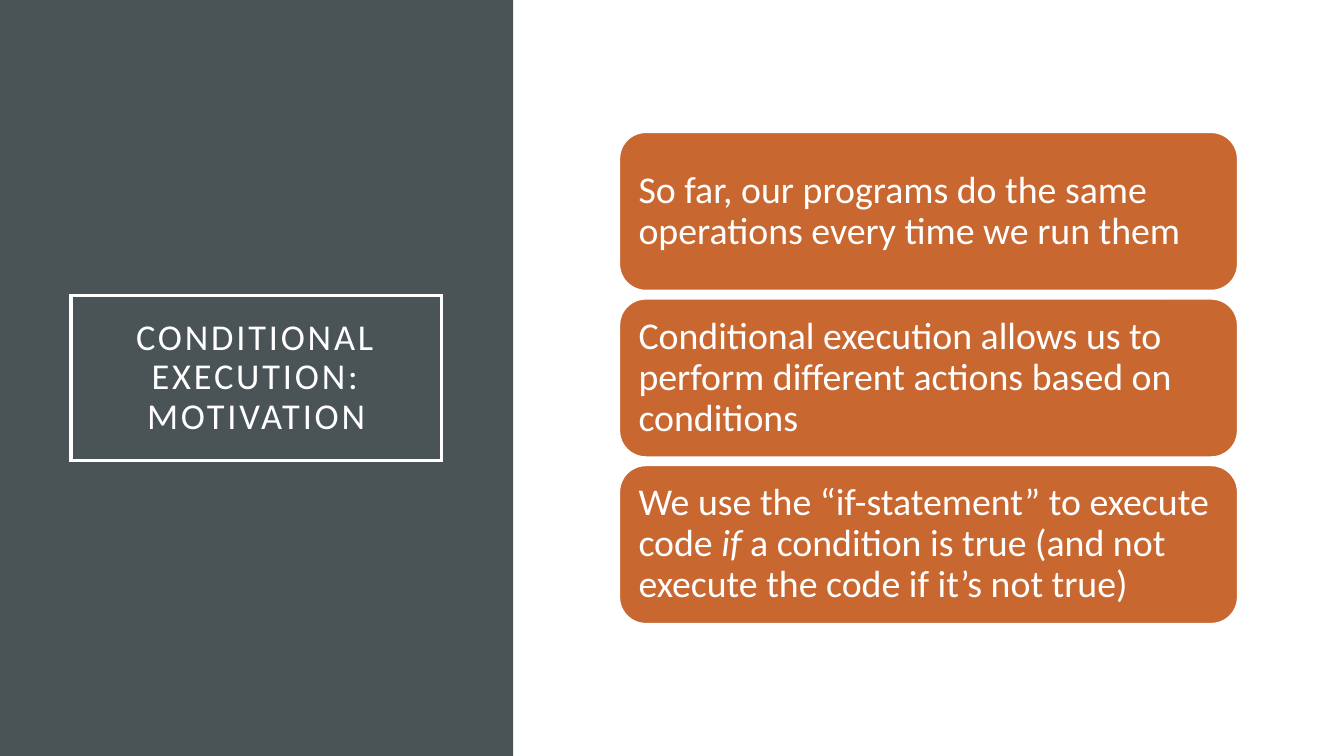
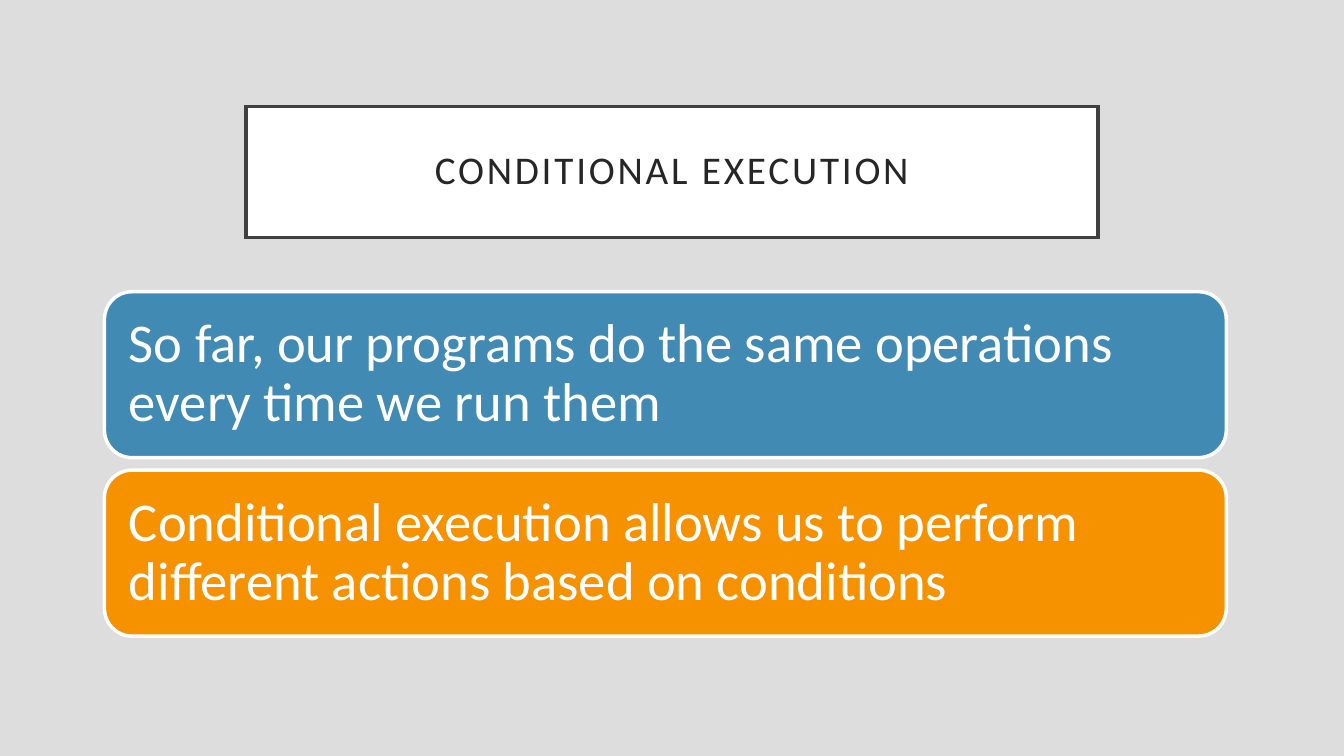
Before and after one commit to rsera/Junior-Knights, a slide deck: slide 2 of Python Lesson 4 If Statement.pptx (slide 3 before the commit). Drawn at 1344x756 pixels with LibreOffice and Linux fonts; fonts in the diff are those of the drawing. Boxes give left, top, right and bottom in pixels: in the first picture for what was removed or moved away, otherwise in the second. Text is boxed around its words. In the diff, an @@ line names an element or a change of style, - is before the commit and + after.

```diff
--- a/Python Lesson 4 If Statement.pptx
+++ b/Python Lesson 4 If Statement.pptx
@@ background #FFFFFF to #DDDDDD @@
@@ rectangle removed at box(0, 0, 513, 756) @@
@@ title "CONDITIONAL EXECUTION": place and size @@
-title "CONDITIONAL EXECUTION" at box(71, 295, 442, 461)
+title "CONDITIONAL EXECUTION" at box(246, 106, 1098, 237)
@@ title "CONDITIONAL EXECUTION" at box(246, 106, 1098, 237): fill none to #FFFFFF; outline #FFFFFF 2.5 pt to #404040 2.5 pt @@
@@ title at box(435, 158, 909, 185): text changed; size 26 to 28 pt; text colour #FFFFFF to #262626 @@
-CONDITIONAL EXECUTION: MOTIVATION
+CONDITIONAL EXECUTION
@@ rounded rectangle added at box(105, 291, 1227, 458), fill #418AB3, outline #FFFFFF 2.5 pt @@
@@ text "So far, our programs do ...": place and size @@
-text "So far, our programs do ..." at box(639, 176, 1180, 250)
+text "So far, our programs do ..." at box(129, 324, 1112, 430)
@@ text "So far, our programs do ..." at box(129, 324, 1112, 430): size 27 to 39 pt; more space between paragraphs @@
@@ rounded rectangle added at box(105, 470, 1227, 636), fill #F69200, outline #FFFFFF 2.5 pt @@
@@ text "Conditional execution allows us to ..." at box(129, 503, 1078, 601): size 27 to 39 pt; more space between paragraphs @@
@@ text "Conditional execution allows us to ...": place and size @@
-text "Conditional execution allows us to ..." at box(639, 322, 1172, 432)
+text "Conditional execution allows us to ..." at box(129, 503, 1078, 601)
@@ group removed at box(620, 132, 1238, 624): 3 rounded rectangles, 1 text @@
-We use the “if-statement” to execute code if a condition is true (and not execute the code if it’s not true)
```
Also in this commit, not shown: 14 other slides changed, 3 slides added, 2 other files.
